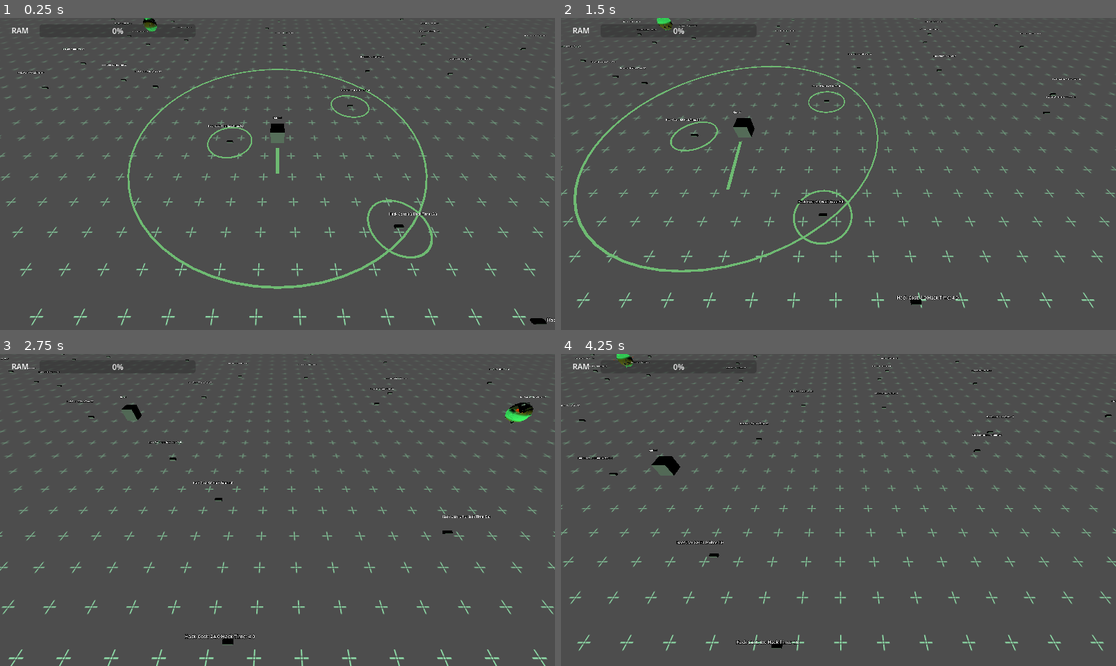
Above: before the commit, frames 1-4 (two rows, left to right).
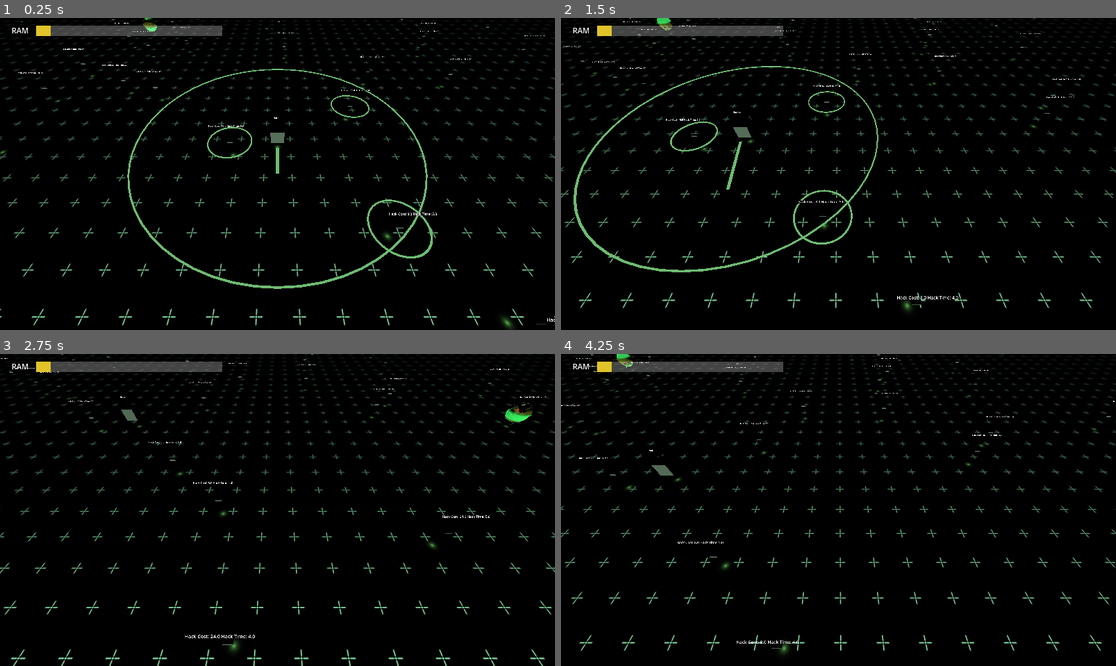
Above: after the commit, the same moments.

Repository: MrNavaStar/void.sys
Game: Godot game, scene res://scenes/world.tscn
Same seed, same stepped clock (60 frames per second), same inputs: the game is played once before the commit and once after it.
Inputs (mouse positions are in pixels of both pictures, inside the frame that each line leads up to):
- Up to frame 1 (0.25 s): no input
- Up to frame 2 (1.5 s): tap Enter at 0.5 s; move the mouse to (960, 158) at 0.52 s; press the mouse at (960, 158) at 0.53 s; hold D (right) 0.53-1.28 s; move the mouse to (727, 189) at 1.27 s; release the mouse at (727, 189) at 1.28 s; hold S (down) from 1.28 s (still down); click (727, 189) at 1.35 s
- Up to frame 3 (2.75 s): move the mouse to (333, 441) at 2.02 s; release S (down) at 2.03 s; press the mouse at (333, 441) at 2.03 s; hold D (right) from 2.03 s (still down); tap Mouse wheel up (zoom_in) at 2.1 s
- Up to frame 4 (4.25 s): move the mouse to (810, 572) at 2.77 s; release D (right) at 2.78 s; release the mouse at (810, 572) at 2.78 s; hold W (up) 2.78-3.53 s; tap Mouse wheel down (zoom_out) at 2.85 s; click (810, 572) at 3.05 s; move the mouse to (1005, 556) at 3.52 s; press the mouse at (1005, 556) at 3.53 s; hold A (left) from 3.53 s (still down)

The runs differ from the first frame. In frame 1, 97% of the frame differs, in the area x 0-100%, y 0-100%; in frame 2, 97%; in frame 3, 98%; in frame 4, 98%.

Commit message:
segmented ram bar

Diff:
--- a/scenes/space_node.tscn
+++ b/scenes/space_node.tscn
@@ -16,6 +16,26 @@
 material = ExtResource("2_2rj4j")
 inner_radius = 1.5
 outer_radius = 1.6
+
+[sub_resource type="Gradient" id="Gradient_2rj4j"]
+interpolation_mode = 2
+interpolation_color_space = 2
+offsets = PackedFloat32Array(0, 0.182137, 0.412109, 0.763083)
+colors = PackedColorArray(0.344438, 0.671296, 0.308792, 1, 0.344841, 0.670864, 0.30941, 0.389629, 0.345043, 0.670648, 0.309719, 0.0841073, 0.345098, 0.670588, 0.309804, 0)
+
+[sub_resource type="GradientTexture2D" id="GradientTexture2D_81pyo"]
+gradient = SubResource("Gradient_2rj4j")
+fill = 1
+fill_from = Vector2(0.5, 0.5)
+fill_to = Vector2(0.78565, 0.298972)
+
+[sub_resource type="StandardMaterial3D" id="StandardMaterial3D_2rj4j"]
+transparency = 1
+shading_mode = 0
+albedo_texture = SubResource("GradientTexture2D_81pyo")
+
+[sub_resource type="PlaneMesh" id="PlaneMesh_2rj4j"]
+material = SubResource("StandardMaterial3D_2rj4j")
 
 [node name="SpaceNode" type="Node3D"]
 script = ExtResource("1_4xayg")
@@ -49,6 +69,10 @@
 visible = false
 mesh = SubResource("TorusMesh_4xayg")
 
+[node name="Grid" type="MeshInstance3D" parent="Object"]
+transform = Transform3D(1, 0, 0, 0, 1, 0, 0, 0, 1, 0, -1.39, 0)
+mesh = SubResource("PlaneMesh_2rj4j")
+
 [node name="Info" type="Label3D" parent="."]
 transform = Transform3D(1, 0, 0, 0, 1, 0, 0, 0, 1, 0, 1.4003, 0)
 billboard = 1
--- a/scenes/world.tscn
+++ b/scenes/world.tscn
@@ -8,6 +8,10 @@
 [ext_resource type="Script" uid="uid://celeggxoxwqmy" path="res://scripts/virtual_cursor.gd" id="5_qfnet"]
 [ext_resource type="Material" uid="uid://di8qji5p67fvw" path="res://assets/materials/emission_material.tres" id="6_i7141"]
 [ext_resource type="Script" uid="uid://cqeasj8iuni02" path="res://scripts/enemy_manager.gd" id="8_4mrxx"]
+
+[sub_resource type="Environment" id="Environment_4mrxx"]
+background_mode = 1
+ambient_light_color = Color(0.496902, 0.803296, 0.690815, 1)
 
 [sub_resource type="PlaneMesh" id="PlaneMesh_k0juu"]
 
@@ -26,6 +30,17 @@
 material = ExtResource("6_i7141")
 shape = 0
 size = 0.2
+
+[sub_resource type="StyleBoxFlat" id="StyleBoxFlat_4mrxx"]
+border_width_left = 3
+border_width_top = 3
+border_width_right = 3
+border_width_bottom = 3
+border_color = Color(0.892231, 0.892231, 0.892231, 1)
+expand_margin_left = 10.0
+expand_margin_top = 10.0
+expand_margin_right = 10.0
+expand_margin_bottom = 10.0
 
 [node name="World" type="Node3D"]
 script = ExtResource("1_rwgxs")
@@ -48,10 +63,11 @@
 metadata/_edit_lock_ = true
 
 [node name="Camera3D" type="Camera3D" parent="CameraRig/ZoomPivot"]
+environment = SubResource("Environment_4mrxx")
 metadata/_edit_lock_ = true
 
 [node name="Grid" type="MeshInstance3D" parent="."]
-transform = Transform3D(1000, 0, 0, 0, 1000, 0, 0, 0, 1000, 0, -1.30573, 0)
+transform = Transform3D(1000, 0, 0, 0, 1000, 0, 0, 0, 1000, 0, -1.4, 0)
 mesh = SubResource("PlaneMesh_k0juu")
 surface_material_override/0 = SubResource("StandardMaterial3D_71j4m")
 metadata/_edit_lock_ = true
@@ -94,7 +110,7 @@
 mouse_filter = 1
 metadata/_edit_lock_ = true
 
-[node name="Label" type="Label" parent="Control"]
+[node name="RamLabel" type="Label" parent="Control"]
 layout_mode = 0
 offset_left = 24.0
 offset_top = 14.0
@@ -102,20 +118,33 @@
 offset_bottom = 37.0
 text = "RAM"
 
-[node name="ProgressBar" type="ProgressBar" parent="Control"]
+[node name="ComputePowerBar" type="HBoxContainer" parent="Control"]
 layout_mode = 0
-offset_left = 82.0
-offset_top = 13.0
-offset_right = 406.0
-offset_bottom = 40.0
+offset_left = 75.0
+offset_top = 16.0
+offset_right = 462.0
+offset_bottom = 38.0
+theme_override_constants/separation = 0
 script = ExtResource("5_71j4m")
+
+[node name="RamUseLabel" type="Label" parent="Control"]
+visible = false
+layout_mode = 0
+offset_left = 34.0
+offset_top = 65.0
+offset_right = 133.0
+offset_bottom = 88.0
+theme_override_colors/font_color = Color(0, 0, 0, 1)
+theme_override_styles/normal = SubResource("StyleBoxFlat_4mrxx")
+text = "[[ ERROR: NO VALUE ]]"
 
 [node name="EnemyManager" type="Node3D" parent="."]
 script = ExtResource("8_4mrxx")
 
-[node name="EnemyStrengthTimer" type="Timer" parent="EnemyManager"]
+[node name="LevelTimer" type="Timer" parent="EnemyManager"]
 one_shot = true
 
 [connection signal="ready" from="." to="." method="_on_ready"]
 [connection signal="area_entered" from="Virtual Cursor/Area3D" to="Virtual Cursor" method="_on_area_3d_area_entered"]
 [connection signal="area_exited" from="Virtual Cursor/Area3D" to="Virtual Cursor" method="_on_area_3d_area_exited"]
+[connection signal="timeout" from="EnemyManager/LevelTimer" to="EnemyManager" method="_on_timer_finish"]
--- a/scripts/compute_power_bar.gd
+++ b/scripts/compute_power_bar.gd
@@ -1,4 +1,4 @@
-extends ProgressBar
+extends HBoxContainer
 
 
 func _ready() -> void:
@@ -6,8 +6,31 @@
 
 
 func _update_compute_power(usage_map: Dictionary[Hacker.PowerUses, float]) -> void:
-	var total_usage: float = 0
+	for node: Node in self.get_children():
+		node.queue_free()
+
 	for use: Hacker.PowerUses in usage_map:
-		print("%s using %f points" % [Hacker.get_poweruse_as_string(use), usage_map[use]])
-		total_usage += usage_map[use]
-	value = total_usage / Hacker.total_compute_power * 100
+		_create_sub_bar(
+			usage_map[use] / Hacker.total_compute_power,
+			Hacker.get_poweruse_as_color(use),
+			Hacker.get_poweruse_as_string(use)
+		)
+	_create_empty_space()
+
+
+func _create_sub_bar(percent: float, color: Color, title: String) -> void:
+	var bar_width: float = size.x * percent
+	var bar: SubBar = SubBar.new()
+	bar.title = title
+	bar.color = color
+	bar.custom_minimum_size = Vector2(bar_width, 0)
+	self.add_child(bar)
+
+
+func _create_empty_space() -> void:
+	var bar: SubBar = SubBar.new()
+	bar.title = "[[ ALLOCATION: UNASSIGNED ]]"
+	bar.color = Color("#ffffff44")
+	bar.text_color = Color("#ffffff")
+	bar.size_flags_horizontal = SizeFlags.SIZE_EXPAND_FILL
+	self.add_child(bar)
--- a/scripts/enemy_manager.gd
+++ b/scripts/enemy_manager.gd
@@ -1,7 +1,22 @@
+class_name EnemyManager
 extends Node3D
 
-@onready var enemy_strength_timer: Timer = $EnemyStrengthTimer as Timer
+@export var level_duration: int = 5
+@export var max_level: int = 0
+
+var started: bool = false
+var current_level: int = 0
+@onready var level_timer: Timer = $LevelTimer as Timer
 
 
-func _ready() -> void:
-	pass
+func initial_start() -> void:
+	if started == false:
+		started = true
+		level_timer.start(level_duration)
+
+
+func _on_timer_finish() -> void:
+	current_level += 1
+	if current_level >= max_level:
+		return
+	level_timer.start(level_duration)
--- a/scripts/hacker.gd
+++ b/scripts/hacker.gd
@@ -1,11 +1,19 @@
 extends Node
 
-enum PowerUses { IDLE_NODES, HACKING }
+enum PowerUses { IDLE_NODES, HACKING, DESTROYED, DEFENDING }
+
+@export var idle_node_cost: float = 5
+@export var destroyed_node_cost: float = 10
+
 var total_compute_power: float = 64
 var compute_power_usage: Dictionary[PowerUses, float] = {
-	PowerUses.IDLE_NODES: 0, PowerUses.HACKING: 0
+	PowerUses.IDLE_NODES: 0,
+	PowerUses.HACKING: 0,
+	PowerUses.DESTROYED: 0,
+	PowerUses.DEFENDING: 0,
 }
-var hacked_nodes: Array[SpaceNode]
+
+var _hacked_nodes: Array[SpaceNode]
 
 signal compute_power_updated(power: float)
 
@@ -17,15 +25,6 @@
 	return total_usage
 
 
-# TODO: must be manually run when node count is updated, is a fix possible?
-func update_idle_node_compute_power_use() -> void:
-	var usage: float = 0
-	for node in hacked_nodes:
-		usage += node.allocated_compute_power
-	compute_power_usage[PowerUses.IDLE_NODES] = usage
-	compute_power_updated.emit(compute_power_usage)
-
-
 func can_compute_action(cost: float) -> bool:
 	return total_compute_power >= get_compute_power_usage() + cost
 
@@ -33,9 +32,53 @@
 func get_poweruse_as_string(use: PowerUses) -> String:
 	match use:
 		PowerUses.IDLE_NODES:
-			return "[[PROCESS: IDLE NODES]]"
+			return "[[ STORAGE: IDLE NODES ]]"
 		PowerUses.HACKING:
-			return "[[PROCESS: HACKING]]"
+			return "[[ PROCESS: HACKING ]]"
+		PowerUses.DESTROYED:
+			return "[[ ERROR: DESTROYED NODES ]]"
+		PowerUses.DEFENDING:
+			return "[[ PROCESS: FIREWALL ]]"
 		_:
-			printerr("Unknown poweruses enum")
-			return "ERROR: Unknown PowerUse"
+			printerr("Unknown poweruses enum string")
+			return "error unknown power use"
+
+
+func get_poweruse_as_color(use: PowerUses) -> Color:
+	match use:
+		PowerUses.IDLE_NODES:
+			return Color("#E0C429")
+		PowerUses.HACKING:
+			return Color("#2FE0A2")
+		PowerUses.DESTROYED:
+			return Color("#E05D59")
+		PowerUses.DEFENDING:
+			return Color("#99BBF3")
+		_:
+			printerr("Unknown poweruses enum color")
+			return Color("#ffffff")
+
+
+func register_hack(cost: float) -> void:
+	compute_power_usage[PowerUses.HACKING] += cost
+	assert(get_compute_power_usage() <= total_compute_power)
+	compute_power_updated.emit(compute_power_usage)
+
+
+func deregister_hack(cost: float) -> void:
+	compute_power_usage[PowerUses.HACKING] -= cost
+	assert(get_compute_power_usage() >= 0)
+	compute_power_updated.emit(compute_power_usage)
+
+
+func add_hacked_node(node: SpaceNode) -> void:
+	_hacked_nodes.append(node)
+	compute_power_usage[PowerUses.IDLE_NODES] += idle_node_cost
+	compute_power_updated.emit(compute_power_usage)
+
+
+func remove_hacked_node(node: SpaceNode) -> void:
+	_hacked_nodes.erase(node)
+	compute_power_usage[PowerUses.IDLE_NODES] -= idle_node_cost
+	compute_power_usage[PowerUses.DESTROYED] += destroyed_node_cost
+	compute_power_updated.emit(compute_power_usage)
--- a/scripts/space_node.gd
+++ b/scripts/space_node.gd
@@ -11,7 +11,6 @@
 
 var is_hacked: bool = false
 var is_being_hacked: bool = false
-var allocated_compute_power: float = 0
 var hack_cost: float = 0
 var hack_time: float = 0
 var unhack_strength: float = 0
@@ -22,11 +21,6 @@
 func _ready() -> void:
 	hack_timer.timeout.connect(_on_hack_finish)
 	generate_selectable_indicator_mesh()
-
-
-func _process(_delta: float) -> void:
-	if is_hacked and allocated_compute_power >= unhack_strength:
-		hack_timer.stop()
 
 
 #=== INITIALIZATION ===
@@ -42,8 +36,7 @@
 
 func make_root() -> void:
 	($Object/MeshInstance3D as MeshInstance3D).mesh = BoxMesh.new()
-	Hacker.hacked_nodes.append(self)
-	allocated_compute_power = 8
+	Hacker.add_hacked_node(self)
 	is_hacked = true
 	_update_label()
 
@@ -87,11 +80,16 @@
 
 
 func hack() -> void:
+	if is_being_hacked:
+		return
+
 	closest_node = get_closest_hacked_node()
 	if closest_node == null:
 		return
+
 	if !is_hacked and Hacker.can_compute_action(hack_cost):
-		allocated_compute_power = hack_cost
+		(get_node("../../EnemyManager") as EnemyManager).initial_start()
+		Hacker.register_hack(hack_cost)
 		unhack_strength = 0
 		hack_timer.start(hack_time)
 		is_being_hacked = true
@@ -170,15 +168,14 @@
 func _on_hack_finish() -> void:
 	is_being_hacked = false
 	if !is_hacked:
-		Hacker.hacked_nodes.append(self)
-		allocated_compute_power = round(allocated_compute_power / 2)
+		Hacker.deregister_hack(hack_cost)
+		Hacker.add_hacked_node(self)
 		is_hacked = true
 		var edge: Edge = (get_node("../../Edges") as Edger).create_edge(self, closest_node)
 		closest_node.connected_nodes[self] = edge
 		connected_nodes[closest_node] = edge
 	else:
-		Hacker.hacked_nodes.erase(self)
-		allocated_compute_power = 0
+		Hacker.remove_hacked_node(self)
 		is_hacked = false
 		hack_cost *= 2
 		hack_time *= 2
@@ -187,7 +184,6 @@
 			neighbour.connected_nodes.erase(self)
 		connected_nodes.clear()
 
-	Hacker.update_idle_node_compute_power_use()
 	_update_label()
 	virtual_cursor.update_closest_node()
 
--- /dev/null
+++ b/scripts/sub_bar.gd
@@ -0,0 +1,27 @@
+class_name SubBar
+extends ColorRect
+
+var title: String
+var text_color: Color = Color("#123123")
+
+@onready var use_label: Label = get_node("../../RamUseLabel") as Label
+
+
+func _ready() -> void:
+	mouse_entered.connect(_show_hover)
+	mouse_exited.connect(_hide_hover)
+	if text_color == Color("#123123"):
+		text_color = color
+
+
+func _show_hover() -> void:
+	use_label.text = title
+	use_label.begin_bulk_theme_override()
+	use_label.add_theme_color_override("font_color", text_color)
+	use_label.add_theme_color_override("border_color", text_color)
+	use_label.end_bulk_theme_override()
+	use_label.visible = true
+
+
+func _hide_hover() -> void:
+	use_label.visible = false
Not shown: 1 places in scenes/space_node.tscn that only renumber resources
Not shown: 1 places in scenes/world.tscn that only renumber resources
Not shown, added: scripts/sub_bar.gd.uid
